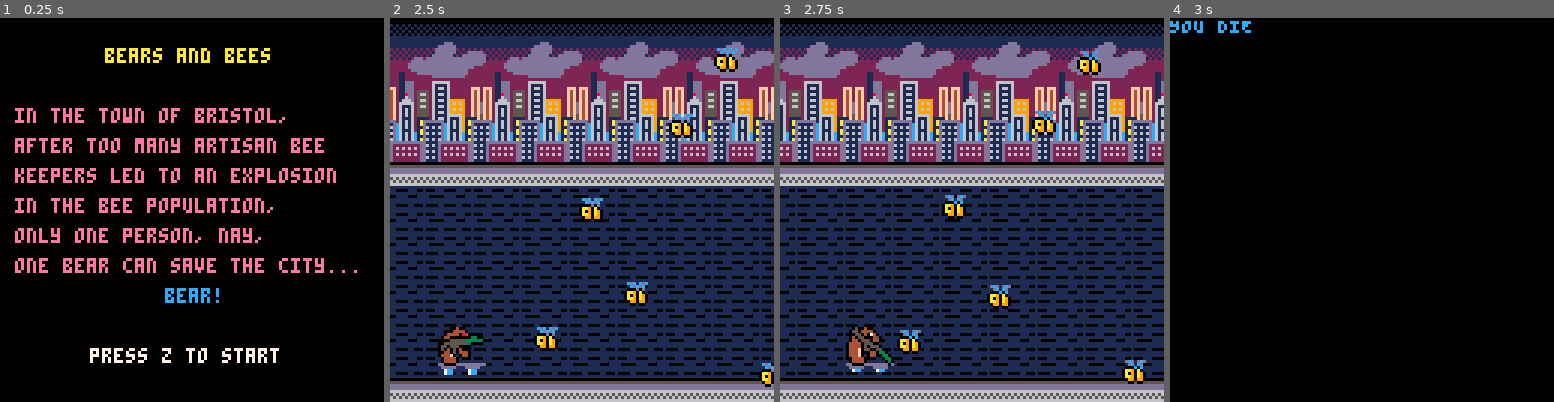
Above: before the commit, frames 1-4 (left to right).
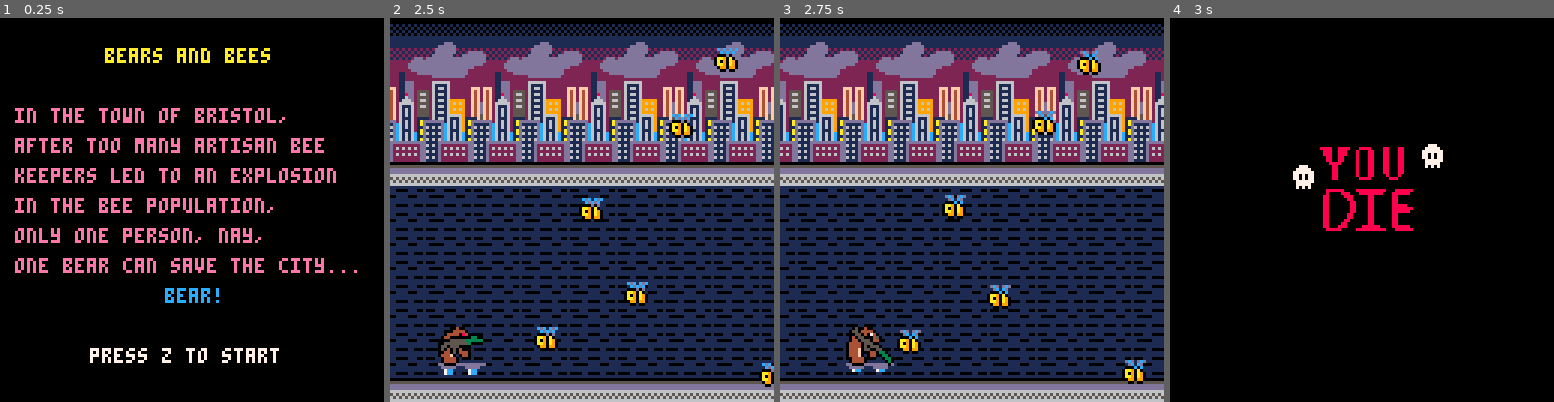
Above: after the commit, the same moments.

Repository: Chazmus/interns-hackday
Game: PICO-8 cartridge game.p8
Two runs of this game, one before a commit and one after it. Both use one fixed random seed, a clock stepped at 60 frames per second and the inputs below.
Inputs:
- Up to frame 1 (0.25 s): no input
- Up to frame 2 (2.5 s): tap X (X key) at 0.33, 1.07, 1.85 s; tap O (Z key) at 0.7, 1.7, 2.1 s; hold Right 1.6-2.1 s; hold Up 2.15-2.42 s; hold Right from 2.47 s (still down)
- Up to frame 3 (2.75 s): keep holding Right; tap O (Z key) at 2.5 s
- Up to frame 4 (3 s): keep holding Right; tap O (Z key) at 2.9 s; tap X (X key) at 2.97 s

Frames 1-3 are identical in both runs. In frame 4, 2.5% of the frame differs, in the area x 0-72%, y 0-56%.

Commit message:
end message added

Diff:
--- a/screen.lua
+++ b/screen.lua
@@ -50,7 +50,12 @@
     cls()
 
     if game_over then
-        stop('YOU DIE')
+        -- show screen
+        player.flip_y = true
+       spriteEnd = 197
+
+        spr(spriteEnd,40,40,8,4)
+        stop()
     end
 
 	foreach(game_objects,
@@ -60,7 +65,7 @@
             end
         end)
     for actor in all(game_objects) do
-        spr(actor.sprite,actor.x,actor.y,actor.width,actor.height)
+        spr(actor.sprite,actor.x,actor.y,actor.width,actor.height, actor.flip_x, actor.flip_y)
     end
 
     foreach(bees, draw_bee)
--- a/user.lua
+++ b/user.lua
@@ -55,6 +55,8 @@
             spread  = 10
         }
     }
+    player.flip_x = false
+    player.flip_y = false
     add(game_objects,player)
 end
 
Not shown, changed: 29 lines of the sprite sheet (__gfx__) section of game.p8
